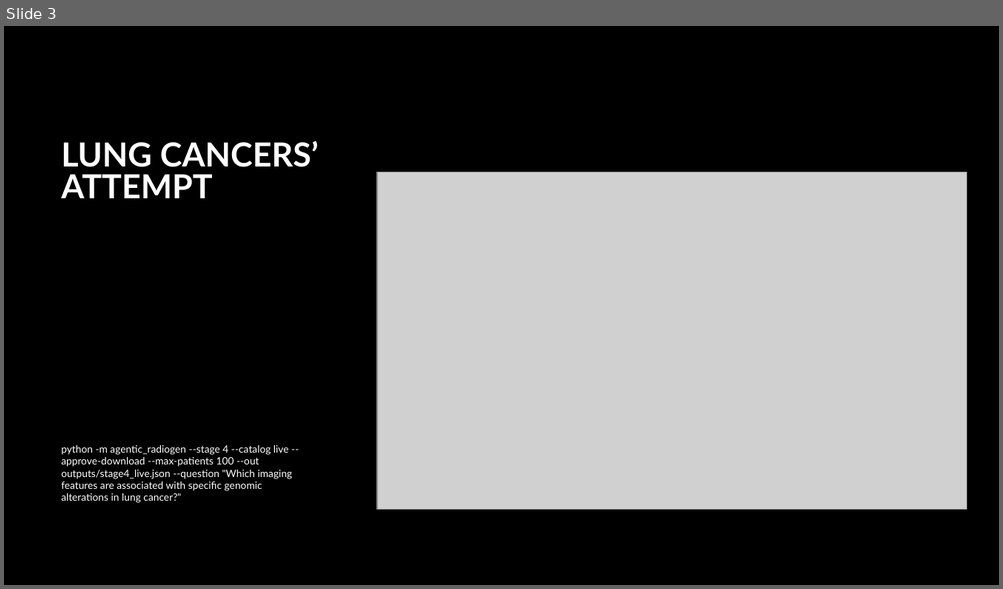
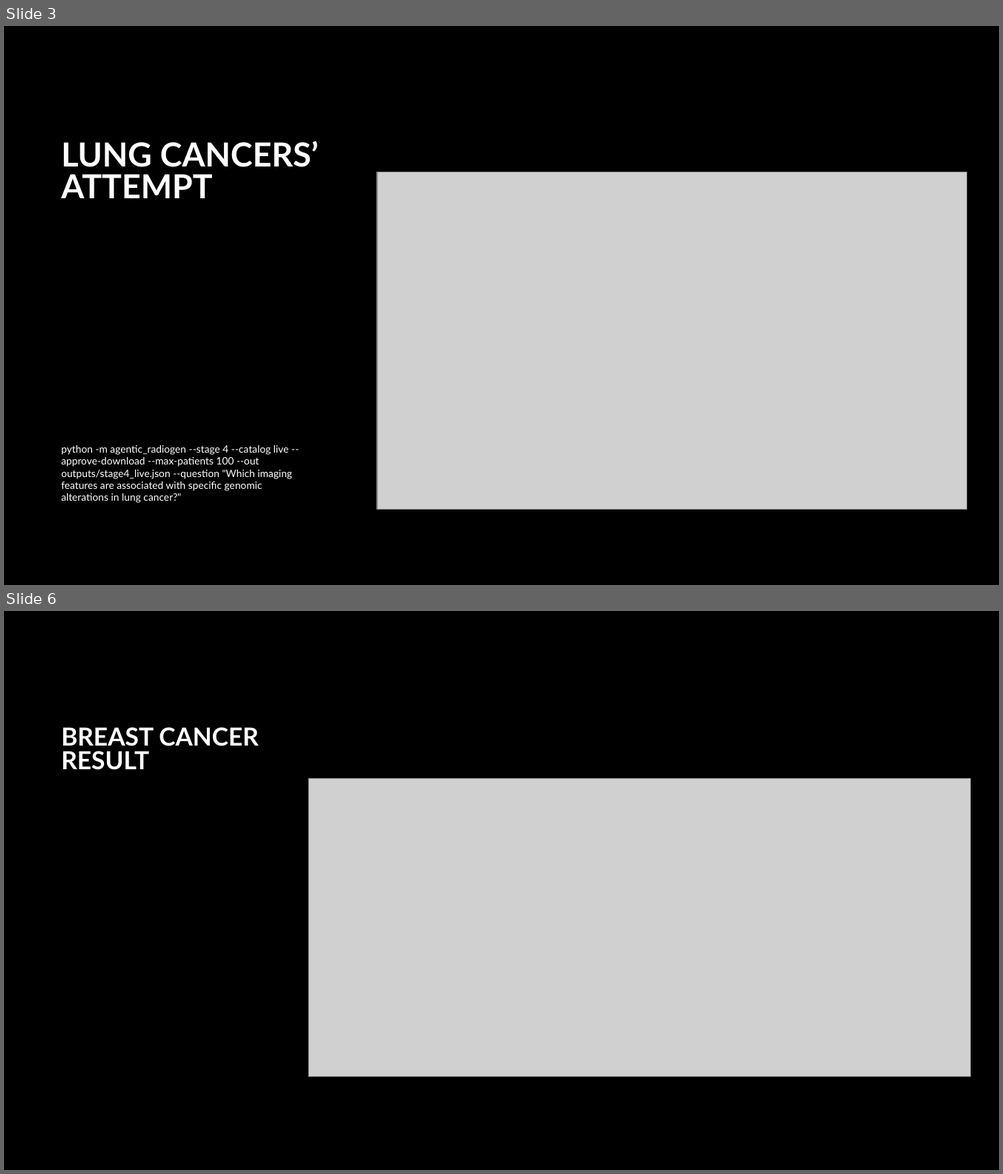
Before and after one commit to wfeng66/AgenticRadioGen, a slide deck: agentRadGen_prototype.pptx. Shown one above the other, each under a label of ours: slide 3 before the commit, slides 3 and 6 after it; the slides between them are not shown. The pictures are 1003x589 and 1003x1174 pixels, drawn with LibreOffice and Linux fonts; fonts in the diff are those of the drawing; grey boxes stand for pictures. Boxes give left, top, right and bottom in pixels: in the first picture for what was removed or moved away, otherwise in the second. Text is boxed around its words. In the diff, an @@ line names an element or a change of style, - is before the commit and + after.

```diff
--- a/agentRadGen_prototype.pptx
+++ b/agentRadGen_prototype.pptx
@@ slide 6 added at (4,611,999,1170), background #000000 @@
@@ title added at (61,727,259,770), 24 pt, text #FFFFFF, bold @@
+BREAST CANCER RESULT
@@ picture added at (308,779,970,1077) @@
```
Also in this commit, not shown: 2 slides changed, 3 other slides added, 2 slides removed, 21 other files.
